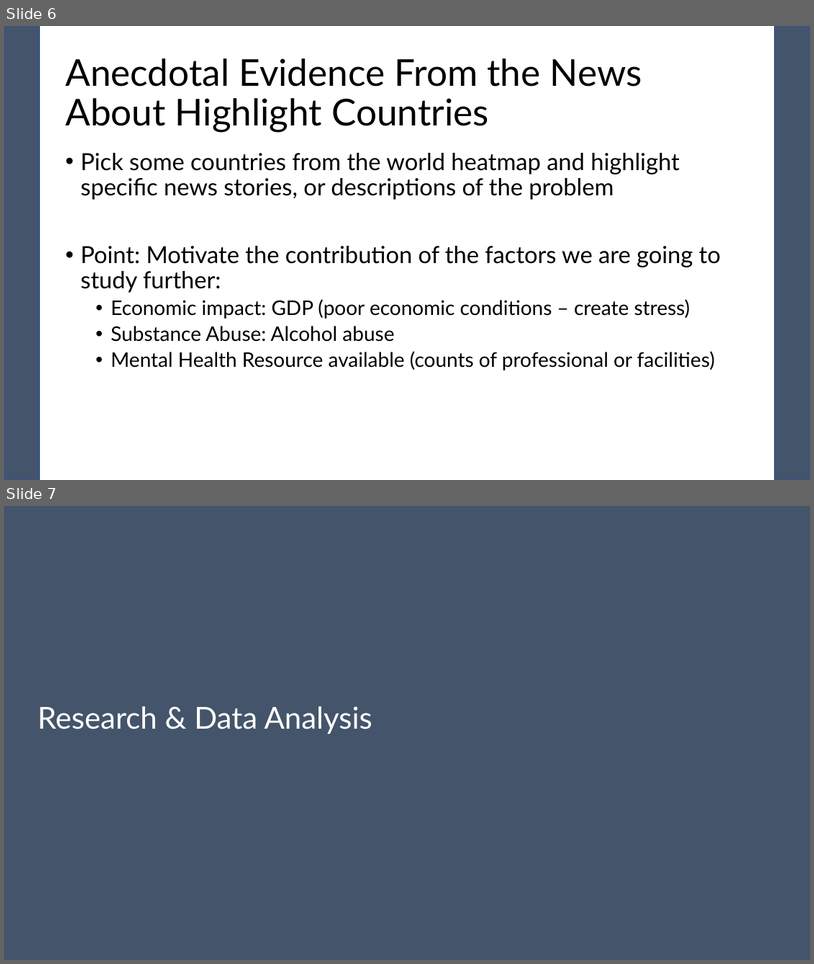
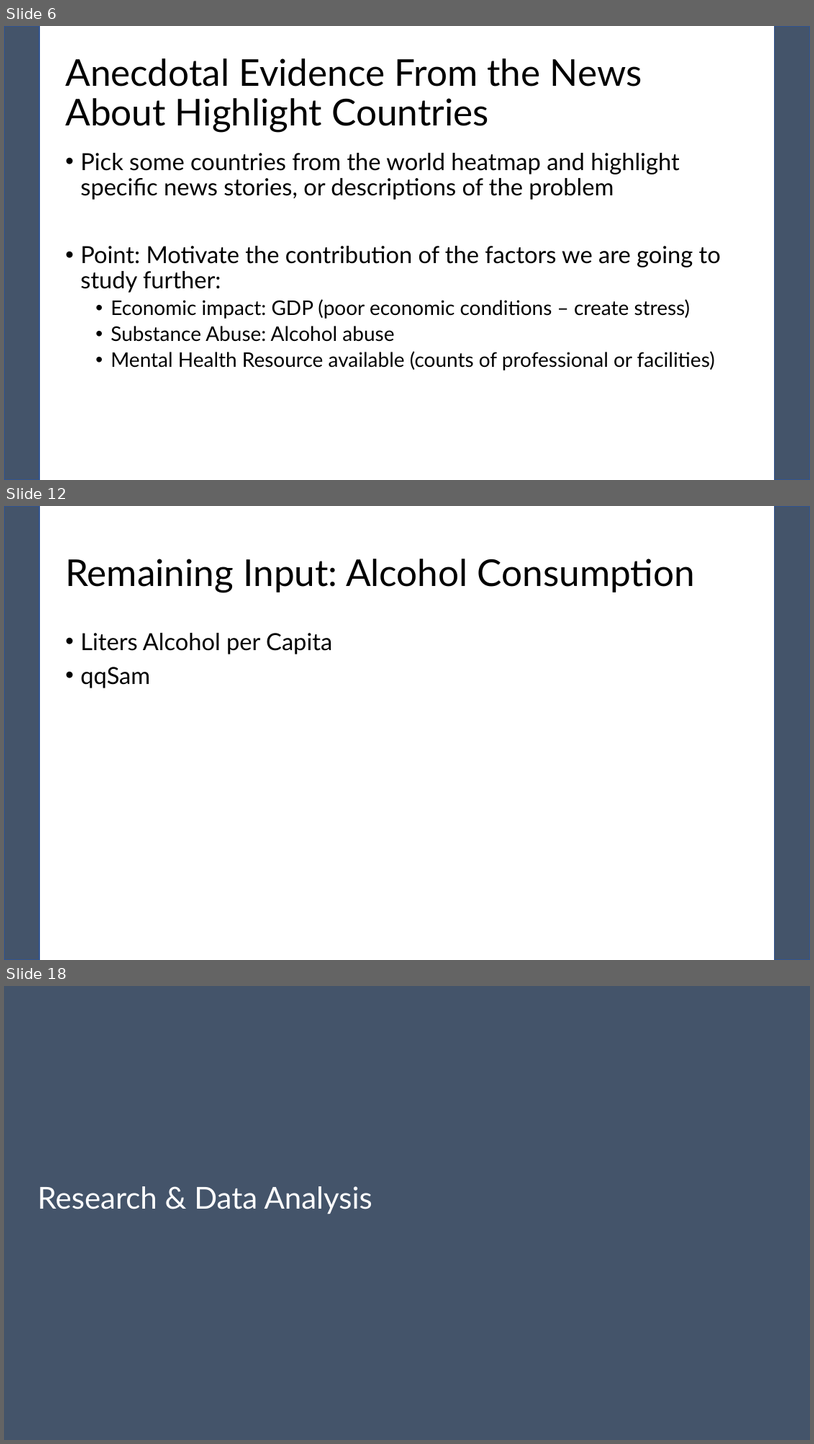
Before and after one commit to pewilliams/regression-mei-team-proj, a slide deck: presentation/Team-25.pptx. Shown one above the other, each under a label of ours: slides 6 and 7 before the commit, slides 6, 12 and 18 after it; the slides between them are not shown. The pictures are 814x964 and 814x1444 pixels, drawn with LibreOffice and Linux fonts; fonts in the diff are those of the drawing. Boxes give left, top, right and bottom in pixels: in the first picture for what was removed or moved away, otherwise in the second. Text is boxed around its words. In the diff, an @@ line names an element or a change of style, - is before the commit and + after.

```diff
--- a/presentation/Team-25.pptx
+++ b/presentation/Team-25.pptx
@@ slide 12 added at bbox=[4, 506, 810, 960], background #FFFFFF; not listed: 2 template elements that a slide beside it also shows @@
@@ title added at bbox=[65, 559, 695, 592], 44 pt, text #000000 @@
+Remaining Input: Alcohol Consumption
@@ text added at bbox=[80, 633, 332, 688], 28 pt, text #000000 @@
+• Liters Alcohol per Capita
+• qqSam
@@ what was slide 7 is now slide 18 @@
```
Also in this commit, not shown: 2 slides changed, 11 other slides added, 1 other file.
